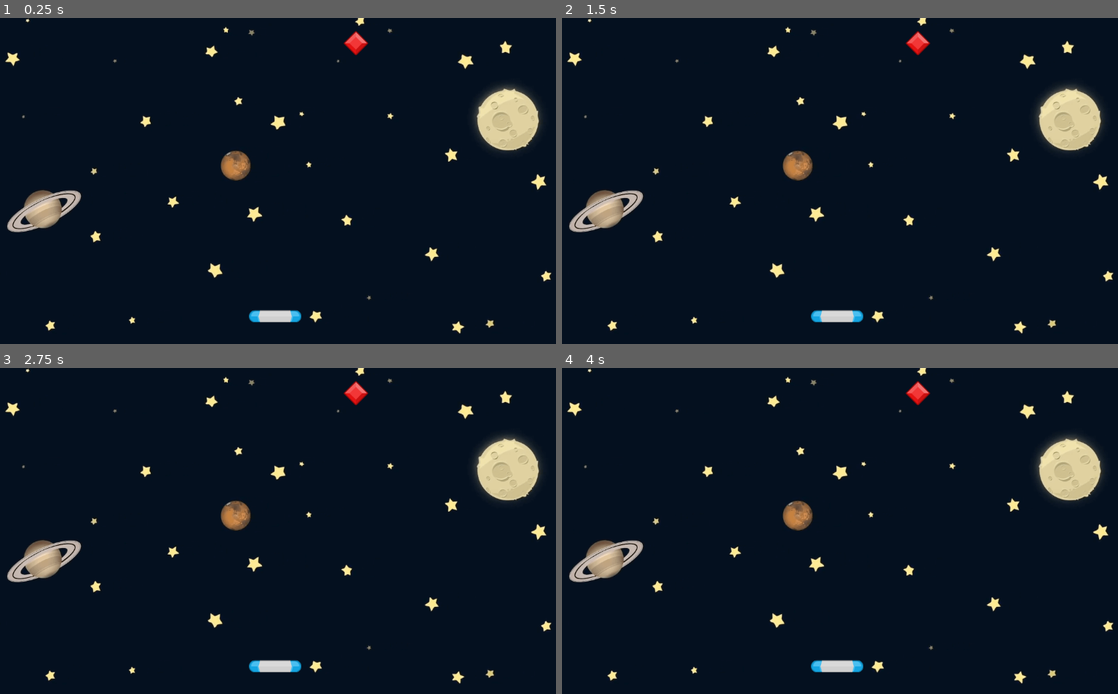
Above: before the commit, frames 1-4 (two rows, left to right).
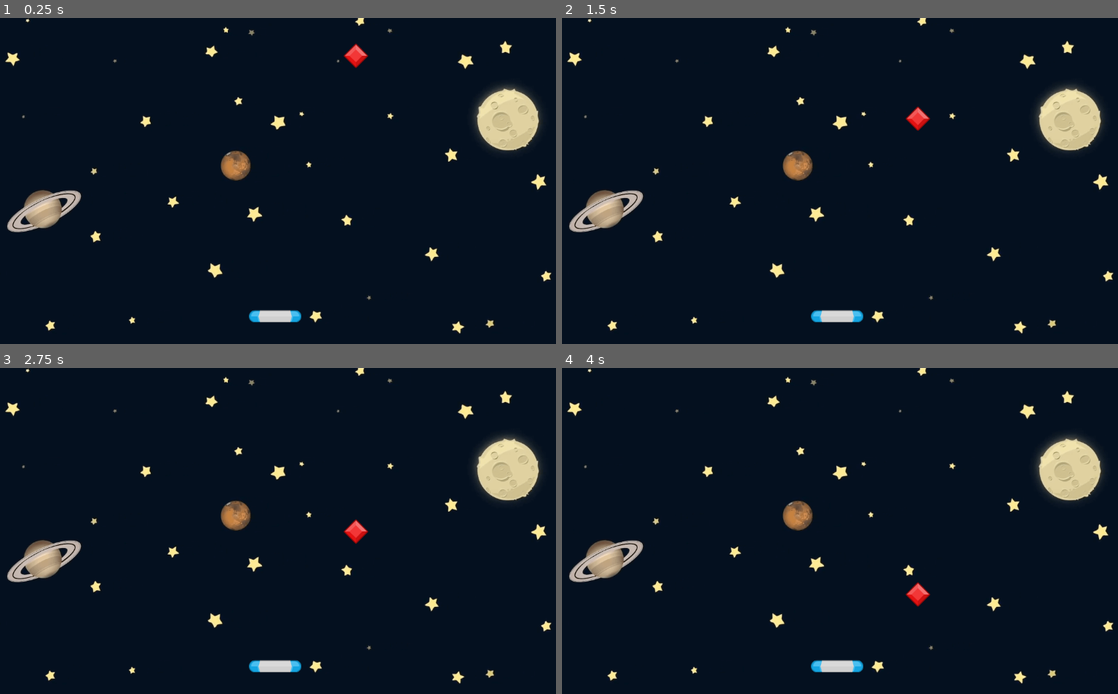
Above: after the commit, the same moments.

Repository: MichaelRMartinez/gem-catcher
Game: Godot game, scene res://scenes/game.tscn
Two runs of this game, one before a commit and one after it. Both use one fixed random seed, a clock stepped at 60 frames per second and the inputs below.
Inputs:
- Up to frame 1 (0.25 s): no input
- Up to frame 2 (1.5 s): no input
- Up to frame 3 (2.75 s): no input
- Up to frame 4 (4 s): no input

The runs differ from the first frame. In frame 1, 0.3% of the frame differs, in the area x 61-67%, y 4-16%; in frame 2, 0.4%; in frame 3, 0.4%, in the area x 61-67%, y 4-54%; in frame 4, 0.4%.

Commit message:
Create gem script; Make gem move down and remove it when reaching viewport bottom

Diff:
--- /dev/null
+++ b/scenes/gem/gem.gd
@@ -0,0 +1,15 @@
+extends Area2D
+
+
+# Called when the node enters the scene tree for the first time.
+func _ready() -> void:
+	pass # Replace with function body.
+
+
+# Called every frame. 'delta' is the elapsed time since the previous frame.
+func _process(delta: float) -> void:
+	position.y += 100.0 * delta
+
+	if position.y > get_viewport_rect().size.y:
+		set_process(false)
+		queue_free()
--- a/scenes/gem/gem.tscn
+++ b/scenes/gem/gem.tscn
@@ -1,10 +1,12 @@
-[gd_scene load_steps=3 format=3 uid="uid://btt1i4gn4cs54"]
+[gd_scene load_steps=4 format=3 uid="uid://btt1i4gn4cs54"]
 
+[ext_resource type="Script" path="res://scenes/gem/gem.gd" id="1_apqub"]
 [ext_resource type="Texture2D" uid="uid://c3h4gcf0kjx7o" path="res://assets/element_red_diamond.png" id="1_hkbu2"]
 
 [sub_resource type="RectangleShape2D" id="RectangleShape2D_duyyy"]
 
 [node name="Gem" type="Area2D"]
+script = ExtResource("1_apqub")
 
 [node name="Sprite2D" type="Sprite2D" parent="."]
 texture = ExtResource("1_hkbu2")
